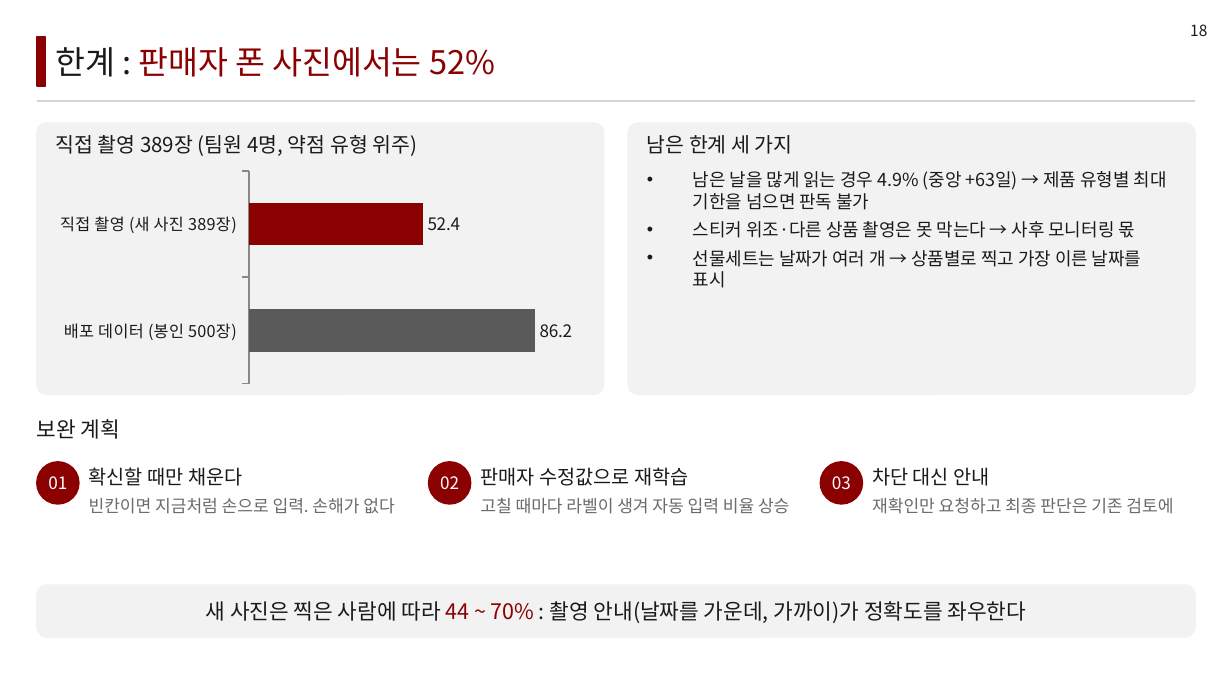
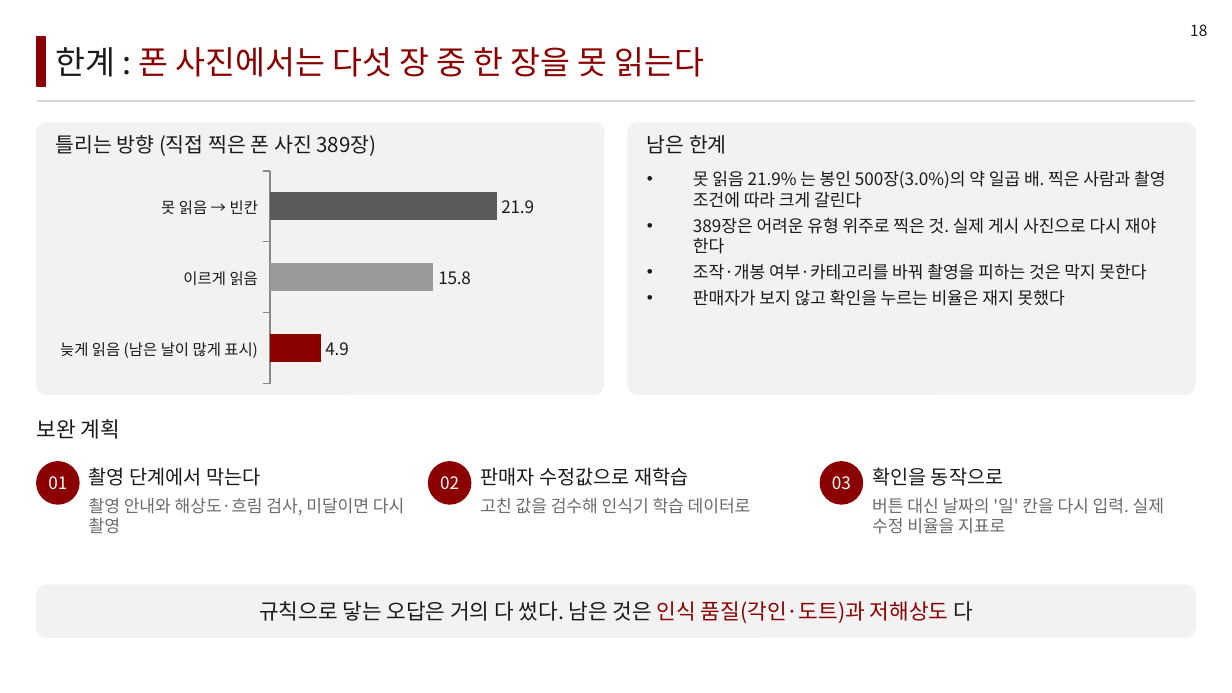
Before and after one commit to LEEbyeongchul/itda3-CODE-subway, a slide deck: slide 18 of 발표/[CODE]_서브웨이_본선발표.pptx. Drawn at 1232x693 pixels with LibreOffice and Linux fonts; fonts in the diff are those of the drawing. Boxes give left, top, right and bottom in pixels: in the first picture for what was removed or moved away, otherwise in the second. Text is boxed around its words. In the diff, an @@ line names an element or a change of style, - is before the commit and + after.

```diff
--- a/발표/[CODE]_서브웨이_본선발표.pptx
+++ b/발표/[CODE]_서브웨이_본선발표.pptx
@@ text at (55,47,705,77): text changed @@
-한계 : 판매자 폰 사진에서는 52%
+한계 : 폰 사진에서는 다섯 장 중 한 장을 못 읽는다
@@ text at (55,135,377,156): text changed @@
-직접 촬영 389장 (팀원 4명, 약점 유형 위주)
+틀리는 방향 (직접 찍은 폰 사진 389장)
@@ text at (647,135,727,154): text changed @@
-남은 한계 세 가지
+남은 한계
@@ bar chart at (49,166,591,388) @@
-categories: 배포 데이터 (봉인 500장), 직접 촬영 (새 사진 389장)
+categories: 늦게 읽음 (남은 날이 많게 표시), 이르게 읽음, 못 읽음 → 빈칸
-Series 1: 86.2, 52.4
+Series 1: 4.9, 15.8, 21.9
@@ colour of Series 1 #5A5A5A to #8B0000 @@
@@ category axis changed @@
@@ value axis changed @@
@@ text at (693,171,1165,306): text changed; size 10.5 to 10 pt @@
-• 남은 날을 많게 읽는 경우 4.9% (중앙 +63일) → 제품 유형별 최대 기한을 넘으면 판독 불가
-• 스티커 위조·다른 상품 촬영은 못 막는다 → 사후 모니터링 몫
-• 선물세트는 날짜가 여러 개 → 상품별로 찍고 가장 이른 날짜를 표시
+• 못 읽음 21.9% 는 봉인 500장(3.0%)의 약 일곱 배. 찍은 사람과 촬영 조건에 따라 크게 갈린다
+• 389장은 어려운 유형 위주로 찍은 것. 실제 게시 사진으로 다시 재야 한다
+• 조작·개봉 여부·카테고리를 바꿔 촬영을 피하는 것은 막지 못한다
+• 판매자가 보지 않고 확인을 누르는 비율은 재지 못했다
@@ text at (89,467,260,486): text changed @@
-확신할 때만 채운다
+촬영 단계에서 막는다
@@ text at (872,467,1004,486): text changed @@
-차단 대신 안내
+확인을 동작으로
@@ text at (89,498,404,534): text changed @@
-빈칸이면 지금처럼 손으로 입력. 손해가 없다
+촬영 안내와 해상도·흐림 검사, 미달이면 다시 촬영
@@ text at (480,498,751,514): text changed @@
-고칠 때마다 라벨이 생겨 자동 입력 비율 상승
+고친 값을 검수해 인식기 학습 데이터로
@@ text at (872,498,1164,534): text changed @@
-재확인만 요청하고 최종 판단은 기존 검토에
+버튼 대신 날짜의 '일' 칸을 다시 입력. 실제 수정 비율을 지표로
@@ text at (259,601,973,623): text changed @@
-새 사진은 찍은 사람에 따라 44 ~ 70% : 촬영 안내(날짜를 가운데, 가까이)가 정확도를 좌우한다
+규칙으로 닿는 오답은 거의 다 썼다. 남은 것은 인식 품질(각인·도트)과 저해상도 다
```
Also in this commit, not shown: 10 other slides changed, 10 other files.
